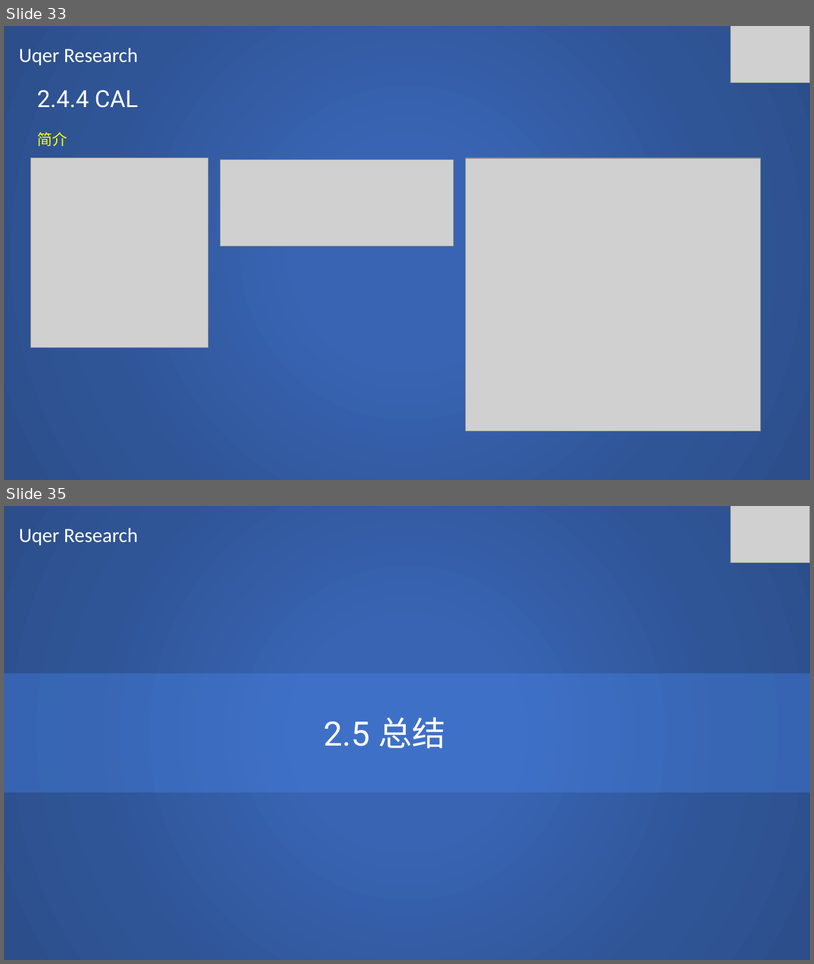
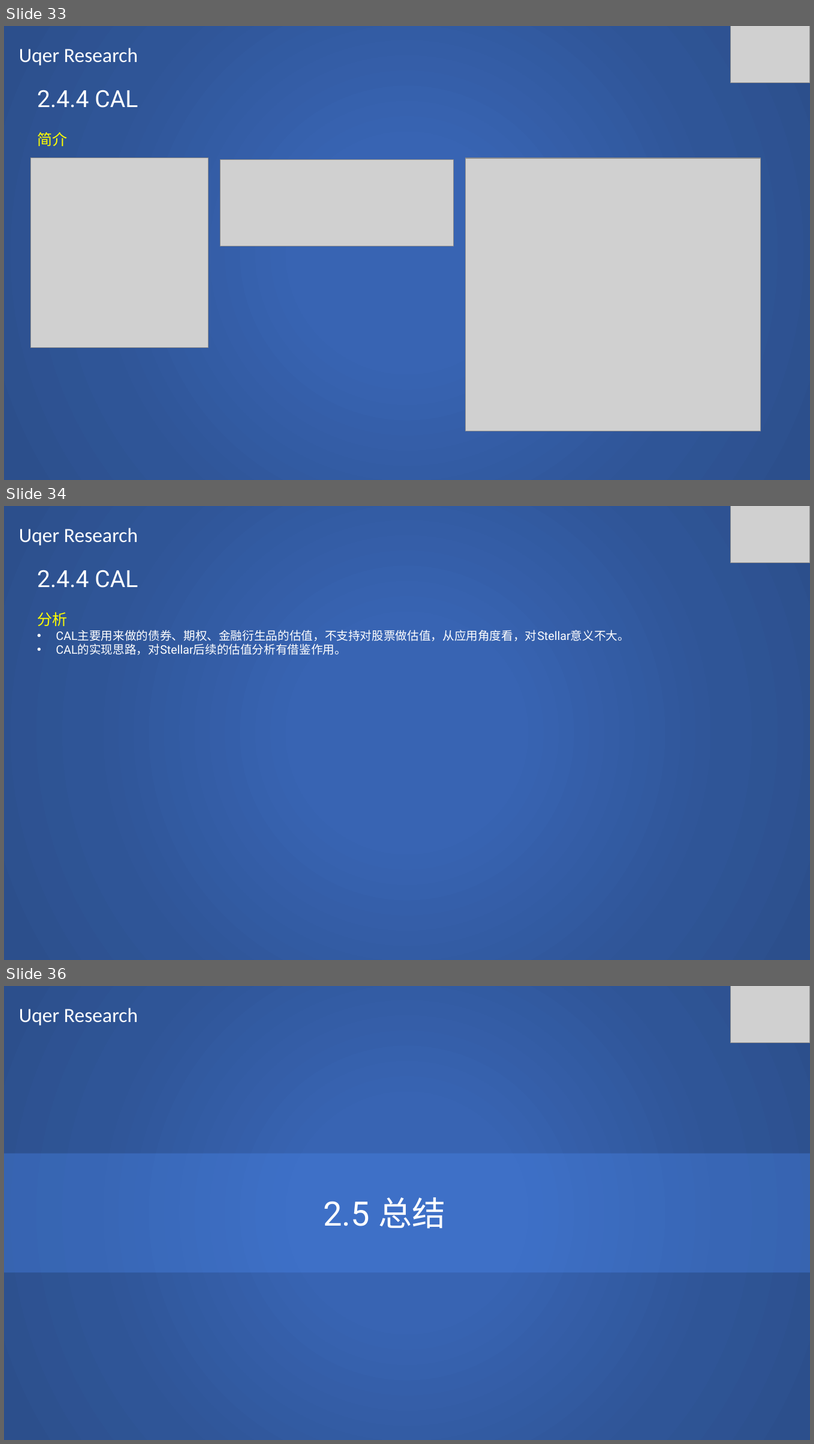
Before and after one commit to SCITLAS/Stellar, a slide deck: Stellar_0.1/documents/research/uqer_research.pptx. Shown one above the other, each under a label of ours: slides 33 and 35 before the commit, slides 33, 34 and 36 after it; the slides between them are not shown. The pictures are 814x964 and 814x1444 pixels, drawn with LibreOffice and Linux fonts; fonts in the diff are those of the drawing; grey boxes stand for pictures. Boxes give left, top, right and bottom in pixels: in the first picture for what was removed or moved away, otherwise in the second. Text is boxed around its words. In the diff, an @@ line names an element or a change of style, - is before the commit and + after.

Commit message:
Uqer research done

```diff
--- a/Stellar_0.1/documents/research/uqer_research.pptx
+++ b/Stellar_0.1/documents/research/uqer_research.pptx
@@ slide 34 added at box(4, 506, 810, 960), background #FFFFFF @@
@@ rectangle added at box(4, 506, 810, 960), fill gradient #3864B3 to #2F5597 to #2C4F8C @@
@@ picture added at box(731, 506, 810, 563) @@
@@ text added at box(19, 528, 138, 546), 24 pt, text #FFFFFF @@
+Uqer Research
@@ text added at box(37, 570, 630, 655), 14 pt, text #FFFFFF @@
+2.4.4 CAL
+分析
+• CAL主要用来做的债券、期权、金融衍生品的估值，不支持对股票做估值，从应用角度看，对Stellar意义不大。
+• CAL的实现思路，对Stellar后续的估值分析有借鉴作用。
@@ what was slide 35 is now slide 36 @@
```
Also in this commit, not shown: 2 slides changed.
